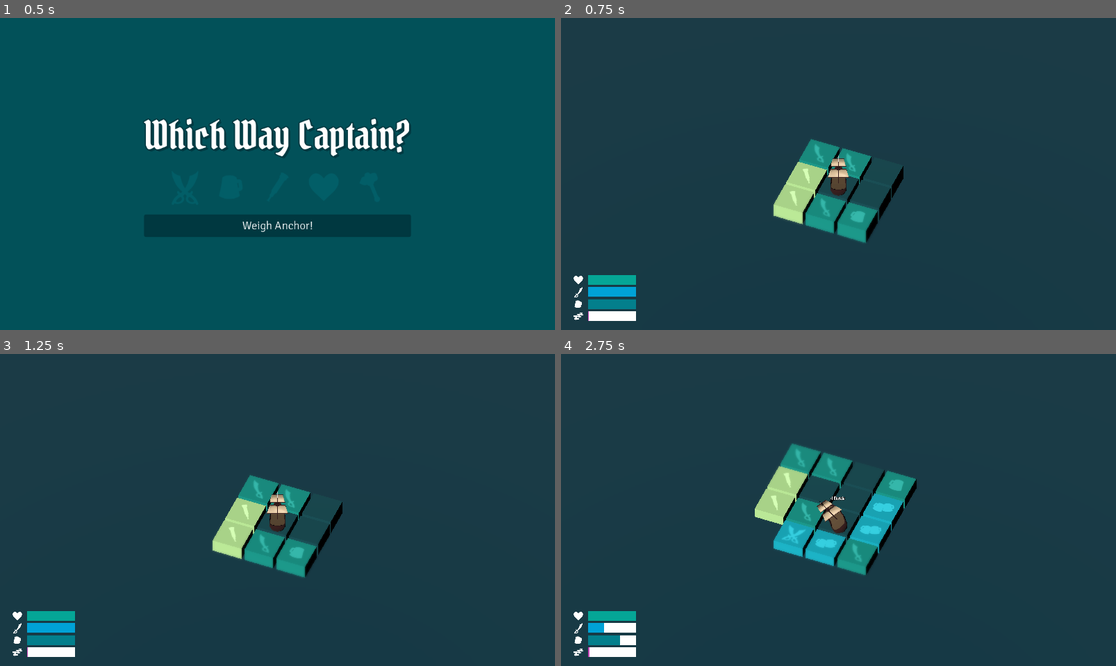
Above: before the commit, frames 1-4 (two rows, left to right).
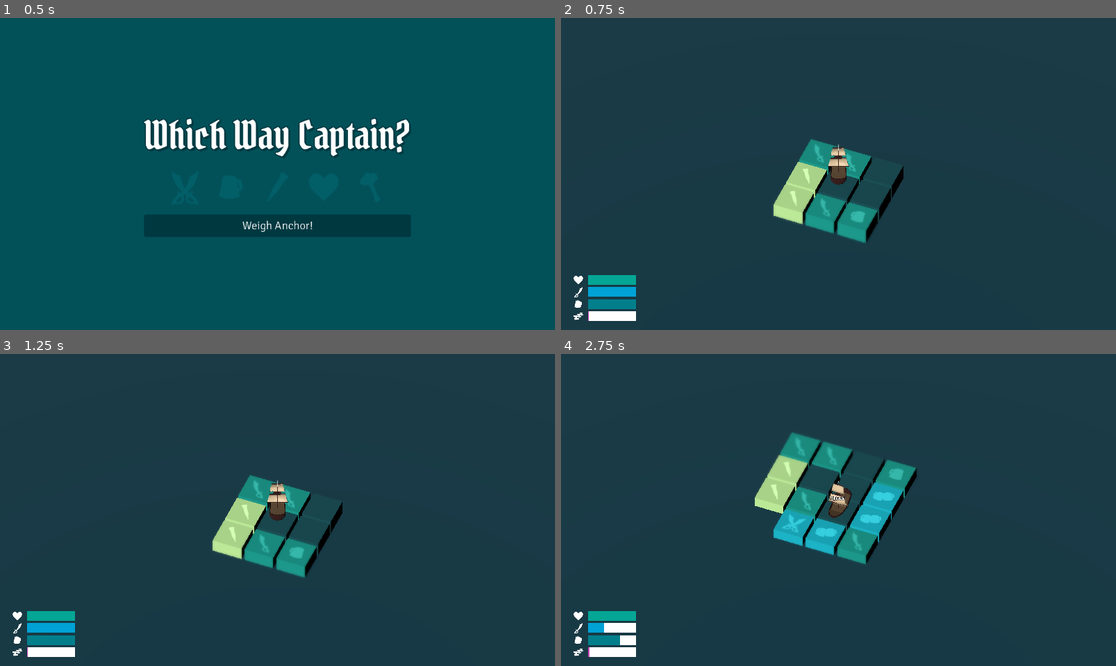
Above: after the commit, the same moments.

Repository: tVeratti/mini-byte-jam
Game: Godot game, scene res://main/main.tscn
Same seed, same stepped clock (60 frames per second), same inputs: the game is played once before the commit and once after it. Sound files missing from this copy of the repository are replaced by a short silence.
Inputs:
- Up to frame 1 (0.5 s): no input
- Up to frame 2 (0.75 s): click "Weigh Anchor!" at 0.5 s
- Up to frame 3 (1.25 s): no input
- Up to frame 4 (2.75 s): tap Enter at 1.25 s; hold Right (move_right) 1.28-2.03 s; tap Space (accept) at 1.35, 2.1 s; hold S (move_backward) from 2.03 s (still down)

Frame 1 is identical in both runs. In frame 2, 0.4% of the frame differs, in the area x 48-52%, y 40-58%; in frame 3, 0.4%; in frame 4, 5.6%, in the area x 34-65%, y 25-71%.

Commit message:
rotate boat mesh

Diff:
--- a/player/player.gd
+++ b/player/player.gd
@@ -4,6 +4,12 @@
 
 signal direction_intent_changed(direction:Vector3)
 signal coordinates_changed(coordinates:Vector3)
+
+
+const MESH_TURN_SPEED:float = 10.0
+
+
+var previous_mesh_lookat:Vector3
 
 
 @onready var input_component:InputComponent = $InputComponent
@@ -50,3 +56,15 @@
 			player_stats.reduce_fatigue(0.1)
 
 	grid.tile_entered.emit(coordinates)
+
+
+func mesh_look(origin:Vector3, delta:float) -> void:
+	if not is_instance_valid(boat): return
+
+	var direction = global_transform.origin.direction_to(origin) * -2.0
+	var lookat = global_transform.origin + Vector3(direction.x, 5.0, direction.z)
+	var look_offset = (lookat - previous_mesh_lookat) * MESH_TURN_SPEED * delta
+
+	previous_mesh_lookat += look_offset
+	boat.look_at(previous_mesh_lookat, Vector3.UP)
+	boat.rotation.x = 0.0
--- a/player/player.tscn
+++ b/player/player.tscn
@@ -81,4 +81,4 @@
 
 [node name="Boat" parent="." instance=ExtResource("13_yllr7")]
 unique_name_in_owner = true
-transform = Transform3D(0.25, 0, 0, 0, 0.25, 0, 0, 0, 0.25, 0, 0, -0.490935)
+transform = Transform3D(0.25, 0, 0, 0, 0.25, 0, 0, 0, 0.25, 0, 0, 0)
--- a/player/player_state_machine/player_states/move.gd
+++ b/player/player_state_machine/player_states/move.gd
@@ -9,15 +9,14 @@
 
 
 var queued_next_intent:Vector3
-
+var target_position:Vector3
 
 func enter(_previous_state_path: String, _data := {}) -> void:
 	# Listen to direction changes to queue up the next move intent
 	queued_next_intent = Vector3.ZERO
 	player.input_component.direction_changed.connect(_on_direction_changed)
 
-	var target_position:Vector3 = player.player_direction_intent.global_position
-	player.boat.look_at(Vector3.UP, target_position)
+	target_position = player.player_direction_intent.global_position - Vector3(0, 0.5, 0)
 	#player.boat.rotation.x = 0.0
 	#player.boat.rotation.z = 0.0
 
@@ -27,6 +26,11 @@
 	tween.tween_property(player, "global_position", target_position, 0.5)
 	tween.tween_callback(_goto_next_state)
 	AudioManager.play_audio.emit(move_audio.pick_random())
+
+
+func update(delta:float) -> void:
+	var direction: = player.global_position.direction_to(target_position)
+	player.mesh_look(player.global_position + direction, delta)
 
 
 func _goto_next_state() -> void:
